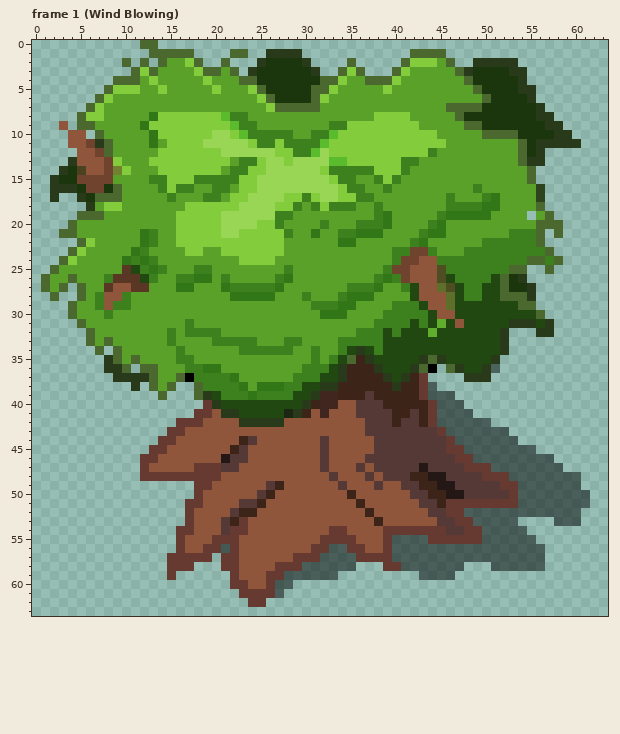
One commit to this pixel-art file: WIP_Pixel_Art/Spruce_Tree_animation.aseprite. Above: the version before the commit.
64x64 pixels, 5 frames. Colours within 5 levels of each other are drawn and written as one. Shown: frame 1 (Wind Blowing). The commit also changed other frames, which this record leaves out.
Once edited:
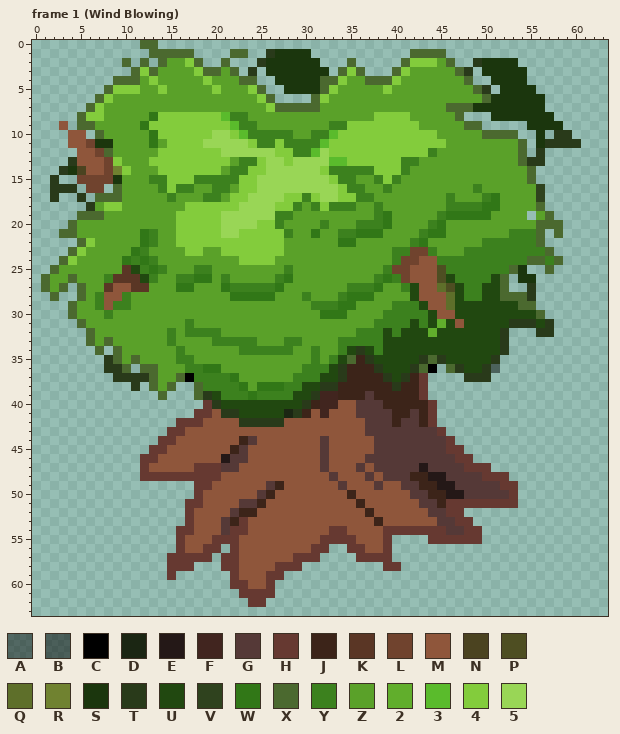
Palette (. is transparent): A #00000073  B #00000080  C #000000  D #1b2613  E #241817  F #41251f  G #553937  H #663931  J #3c2419  K #5a3625  L #70432e  M #8f563b  N #4b4320  P #4e4e22  Q #5e6f2a  R #708230  S #1b360d  T #293a1a  U #214810  V #2f421e  W #317717  X #4b692f  Y #3c811e  Z #5aa129  2 #61ae2c  3 #5abb2c  4 #83cc3c  5 #99d656
Edits made:
layer "Shadow" now hidden
Changed rows in their new state; - is an unchanged pixel.
Frame 1 (Wind Blowing):
first column x 3:
 1 ------------------------SSSS----------------------------
 2 ---------------------------SS------------------SSSS-----
 3 ----------------------.-----SS----------------.---SS----
 4 ----------------------..----------------------..---S----
 5 -----------------------..---S------------------T.--SS---
 6 ------------------------....------------------------SS--
 7 ----------------------------------------------S------S--
 8 ---------------------------------------------...-----SS-
 9 -----------------------------------------------.....--SS
10 ---------------------------------------------------..-.-
11 ----SS----------------------------------------------.S--
12 ----------------------------------------------------.---
15 ..----S-------------------------------------------------
16 --.--.--------------------------------------------------
17 ---.----------------------------------------------------
first column x 53:
25 -S-
26 .SS
27 ..-
first column x 21:
38 -----------------------.-----------------
39 -----------------------...---------------
40 ------------------------...--------------
41 ------------------------....-------------
42 ------------------------......-----------
43 -------------------------.......---------
44 --------------------------.......--------
45 ---------------------------........------
46 ----------------------------.........----
47 ------------------------------........---
48 --------------------------------........-
49 ---------------------------------.......-
50 ---------------------------------........
51 ---------------------------------........
52 ---------------------------.............-
53 ----------------------------.....----...-
54 -----------------------------.....-------
55 -------------------....------......------
56 .-----------..-----.................-----
57 -----------....----.................-----
58 ---------......-----.......---......-----
59 -------......---------....---------------
60 ------..---------------------------------
61 ------.----------------------------------
Changed places in both pictures, as pixel boxes (x1, y1, x2, y2):
changed: (257, 49, 329, 103)
changed: (464, 58, 563, 157)
changed: (95, 139, 113, 148)
changed: (59, 175, 122, 202)
changed: (509, 265, 536, 292)
erased: (392, 382, 590, 580)
erased: (221, 544, 230, 553)
erased: (275, 544, 356, 598)
